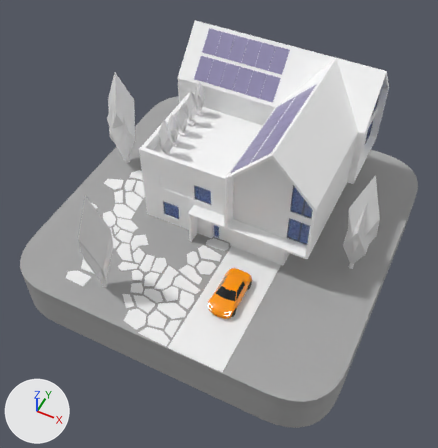
An edit to the glTF model solar-house.glb, drawn before and after from the same camera.
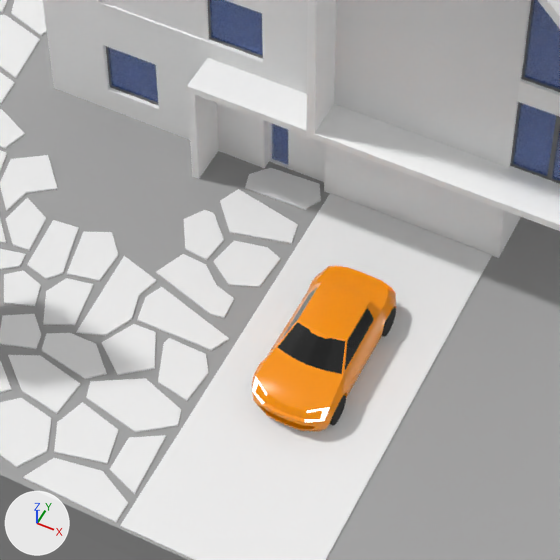
There are two pictures of each version: one whole from a 50 mm camera at (14.36, -33.6, 79.26) aimed at (0.39, -5.66, 44.33), one close up on the part from 30% to 69% of the width and 42% to 80% of the height. The lights are fixed; the arrows at lower left show +X, +Y and +Z. Where no turn or scale is listed for an object, it has been applied to the vertices.

Script lines for the objects in view, before the commit:
```python
mat_material_14 = principled_material('Material_14')
mat_material_14.base_color = (1.0, 0.305, 0.0)  # orange #ff9600
mat_material_14.roughness = 0.2
me_mesh_14 = bpy.data.meshes.new('Mesh_14')
me_mesh_14.from_pydata(...)  # 269 vertices, 434 faces; spans x -0.03..1.94, y -2.28..1.93, z -0.39..0.89
me_mesh_14.materials.append(mat_material_14)  # orange #ff9600
me_mesh_3 = bpy.data.meshes.new('Mesh_3')
me_mesh_3.from_pydata(...)  # 54 vertices, 48 faces; spans x -6.0..8.0, y -6.0..5.84, z 0.72..11.24
me_mesh_3.materials.append(mat_material_3)  # white #fafafa
me_mesh_4 = bpy.data.meshes.new('Mesh_4')
me_mesh_4.from_pydata(...)  # 172 vertices, 260 faces; spans x -5.88..7.88, y -5.88..7.75, z 0.05..10.03
me_mesh_4.materials.append(mat_material_4)  # blue #2c6ed8
ob_car_001 = bpy.data.objects.new('car.001', me_mesh_14)
ob_car_001.location = (2.69, -10.2, 43.22)
ob_window_glass = bpy.data.objects.new('window_glass', me_mesh_4)
ob_window_glass.location = (0.0, 0.0, 42.71)
ob_wood_siding = bpy.data.objects.new('wood_siding', me_mesh_3)
ob_wood_siding.location = (0.0, 0.0, 42.71)
# also in view: 'entrydoor' at (0.7, -5.67, 43.85); 'car-windows' at (3.64, -10.28, 43.89); 'driveway' at (-2.68, -6.61, 42.7); 'ground' at (0.15, -3.11, 40.21); 'grass' at (0.15, -3.11, 42.21)
```
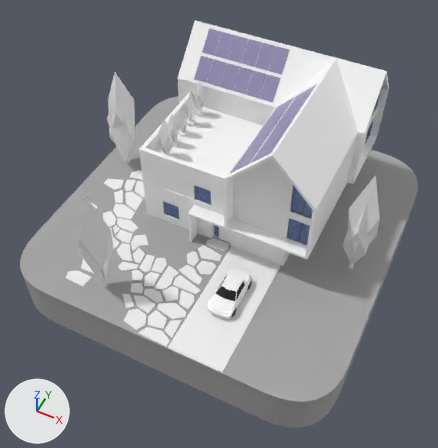
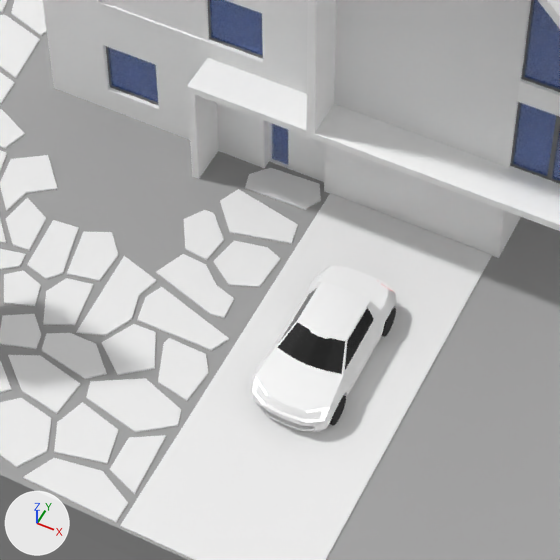
The newer file is also turned or shifted as a whole; pictures and numbers use the older file's frame.

Patch to the scene script:
```diff
--- a/solar-house.glb.py
+++ b/solar-house.glb.py
@@ mat_material_14 @@
 mat_material_14 = principled_material('Material_14')
-mat_material_14.base_color = (1.0, 0.305, 0.0)  # orange #ff9600
-mat_material_14.roughness = 0.2
+mat_material_14.base_color = (0.956, 0.956, 0.956)  # white #fafafa
+mat_material_14.roughness = 0.62
```

What differs and where, as boxes [x1, y1, x2, y2] in the close-ups (560 x 560 px):
'car.001', recoloured, surface changed (orange to white): [252, 266, 397, 432] in both
